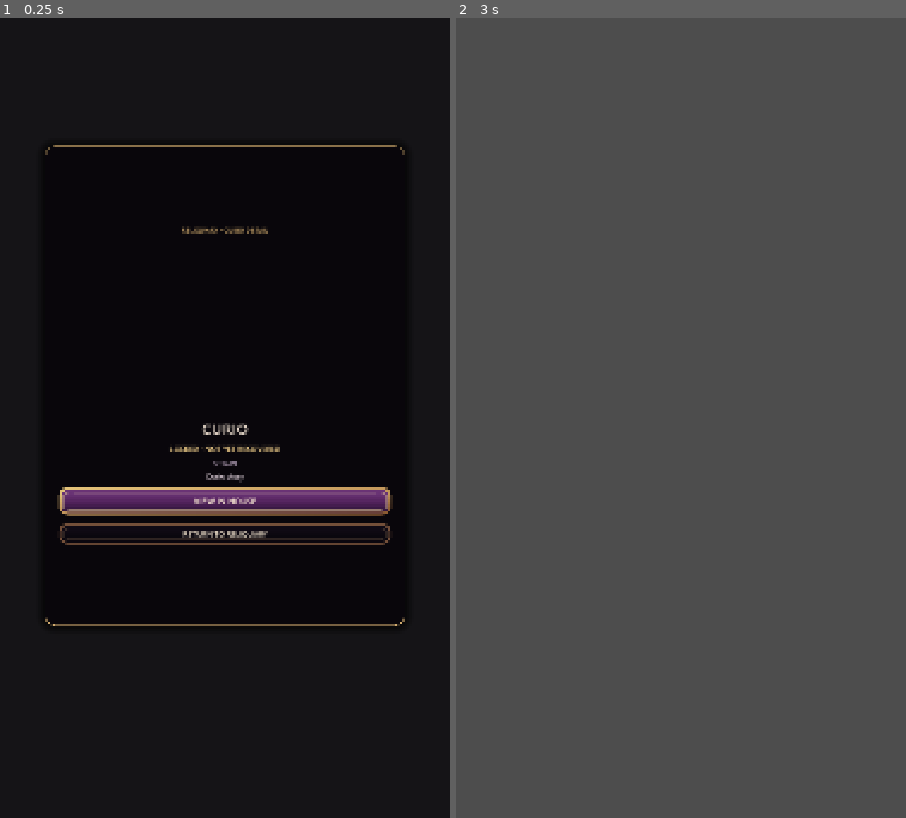
Above: before the commit, frames 1-2 (left to right).
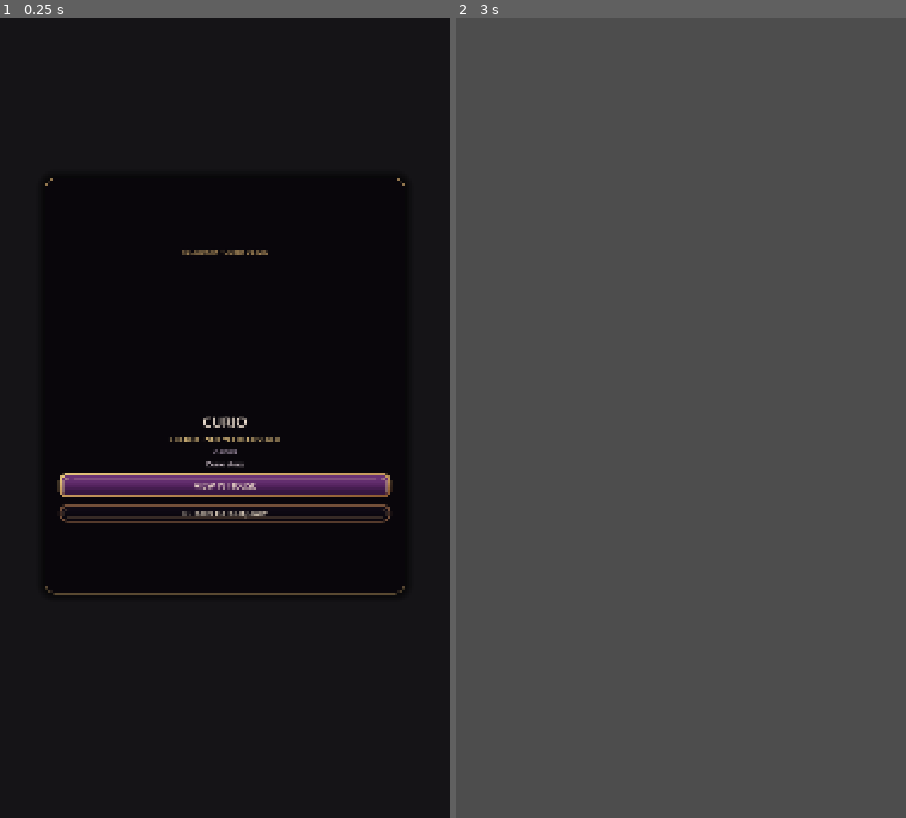
Above: after the commit, the same moments.

Repository: Jay-prodesign/akilta-match3
Game: Godot game, scene res://src/ui/collection/curio_detail_panel.tscn
Same seed, same stepped clock (60 frames per second), same inputs: the game is played once before the commit and once after it. This scene is started directly instead of the project's main scene.
Inputs:
- Up to frame 1 (0.25 s): no input
- Up to frame 2 (3 s): click "VIEW IN HOUSE" at 0.5 s; click "VIEW IN HOUSE" at 1.25 s; click "VIEW IN HOUSE" at 2 s; click "RETURN TO RELIQUARY" at 2.75 s

The runs differ from the first frame. In frame 1, 6.5% of the frame differs, in the area x 10-90%, y 15-76%; in frame 2, nothing differs.

Commit message:
Compress Curio Detail around the relic inspection content

Diff:
--- a/src/ui/collection/curio_detail_panel.gd
+++ b/src/ui/collection/curio_detail_panel.gd
@@ -197,11 +197,11 @@
 		"curio_id": _curio_id,
 		"art_loaded": hero_art != null and hero_art.texture != null,
 		"view_in_house_visible": view_house != null and view_house.visible,
-		"north_star_actions": view_house != null and view_house.custom_minimum_size.y >= 72.0 and close != null and close.custom_minimum_size.y >= 58.0,
-		"hero_art_dominant": hero_art != null and hero_art.custom_minimum_size.y >= 410.0 and hero_art.texture != null,
-		"compact_inspection_surface": card != null and card.size.x <= get_viewport_rect().size.x * 0.82 and card.size.y <= get_viewport_rect().size.y * 0.63 and hero_art != null and hero_art.size.y >= card.size.y * 0.30,
+		"north_star_actions": view_house != null and view_house.custom_minimum_size.y >= 66.0 and close != null and close.custom_minimum_size.y >= 52.0,
+		"hero_art_dominant": hero_art != null and hero_art.custom_minimum_size.y >= 350.0 and hero_art.texture != null,
+		"compact_inspection_surface": card != null and card.anchor_bottom - card.anchor_top <= 0.53 and card.anchor_right - card.anchor_left <= 0.81 and hero_art != null and hero_art.custom_minimum_size.y >= 350.0,
 		"asset_backed_actions": view_house != null and view_house.get_theme_stylebox("normal") is StyleBoxTexture and close ! …(264 unchanged characters)…
-		"content_bounded_card": card != null and card.anchor_bottom - card.anchor_top <= 0.61 and card.size.y <= get_viewport_rect().size.y * 0.64,
+		"content_bounded_card": card != null and card.anchor_bottom - card.anchor_top <= 0.53,
 		"modal_veil_strength": ($Veil as ColorRect).color.a >= 0.74,
 		"seam_free_card_material": card != null and card.get_theme_stylebox("panel") is StyleBoxFlat and String(card.get_meta("detail_material", "")) == "scene_authored_flat",
 		"modal_choreography": has_meta("modal_phase") and _presented,
--- a/src/ui/collection/curio_detail_panel.tscn
+++ b/src/ui/collection/curio_detail_panel.tscn
@@ -58,16 +58,16 @@
 layout_mode = 1
 anchors_preset = 0
 anchor_left = 0.10
-anchor_top = 0.16
+anchor_top = 0.20
 anchor_right = 0.90
-anchor_bottom = 0.76
+anchor_bottom = 0.72
 grow_horizontal = 2
 grow_vertical = 2
 theme_override_styles/panel = SubResource("DetailCard")
 
 [node name="Content" type="VBoxContainer" parent="CurioDetailCard"]
 layout_mode = 2
-theme_override_constants/separation = 10
+theme_override_constants/separation = 6
 alignment = 1
 
 [node name="Kicker" type="Label" parent="CurioDetailCard/Content"]
@@ -80,7 +80,7 @@
 horizontal_alignment = 1
 
 [node name="HeroArt" type="TextureRect" parent="CurioDetailCard/Content"]
-custom_minimum_size = Vector2(0, 420)
+custom_minimum_size = Vector2(0, 360)
 layout_mode = 2
 expand_mode = 1
 stretch_mode = 5
@@ -90,7 +90,7 @@
 theme_override_colors/font_color = Color(0.96, 0.9, 0.84, 1)
 theme_override_colors/font_outline_color = Color(0.02, 0.014, 0.028, 0.96)
 theme_override_constants/outline_size = 4
-theme_override_font_sizes/font_size = 36
+theme_override_font_sizes/font_size = 34
 text = "CURIO"
 horizontal_alignment = 1
 
@@ -118,7 +118,7 @@
 autowrap_mode = 2
 
 [node name="ViewInHouse" type="Button" parent="CurioDetailCard/Content"]
-custom_minimum_size = Vector2(0, 76)
+custom_minimum_size = Vector2(0, 68)
 layout_mode = 2
 theme_override_colors/font_color = Color(1, 0.941, 0.847, 1)
 theme_override_font_sizes/font_size = 20
@@ -128,7 +128,7 @@
 text = "VIEW IN HOUSE"
 
 [node name="Close" type="Button" parent="CurioDetailCard/Content"]
-custom_minimum_size = Vector2(0, 60)
+custom_minimum_size = Vector2(0, 54)
 layout_mode = 2
 theme_override_colors/font_color = Color(1, 0.941, 0.847, 1)
 theme_override_font_sizes/font_size = 18
